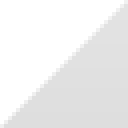
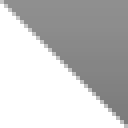
The second 128 x 128 image is a revision of the first. Changes to its layers:
added layer "btn_resize" (80%) above "btn_setting" over 0, 0, 128, 128
hid "btn_setting" over 0, 0, 128, 128
